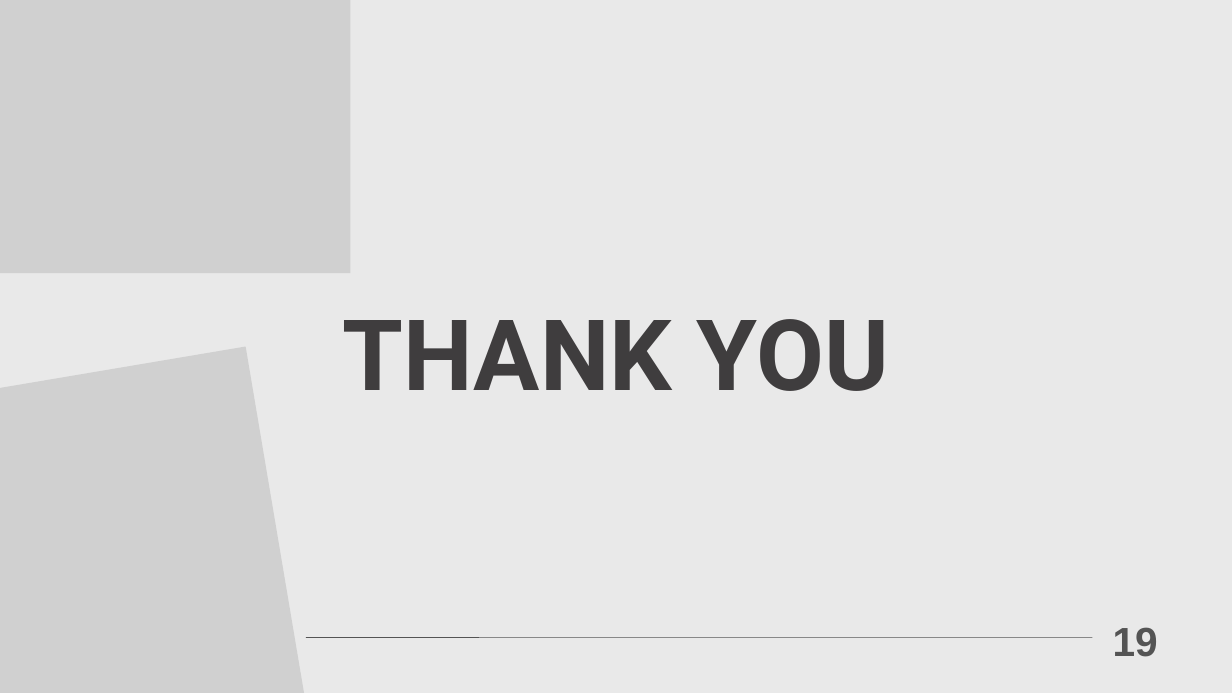
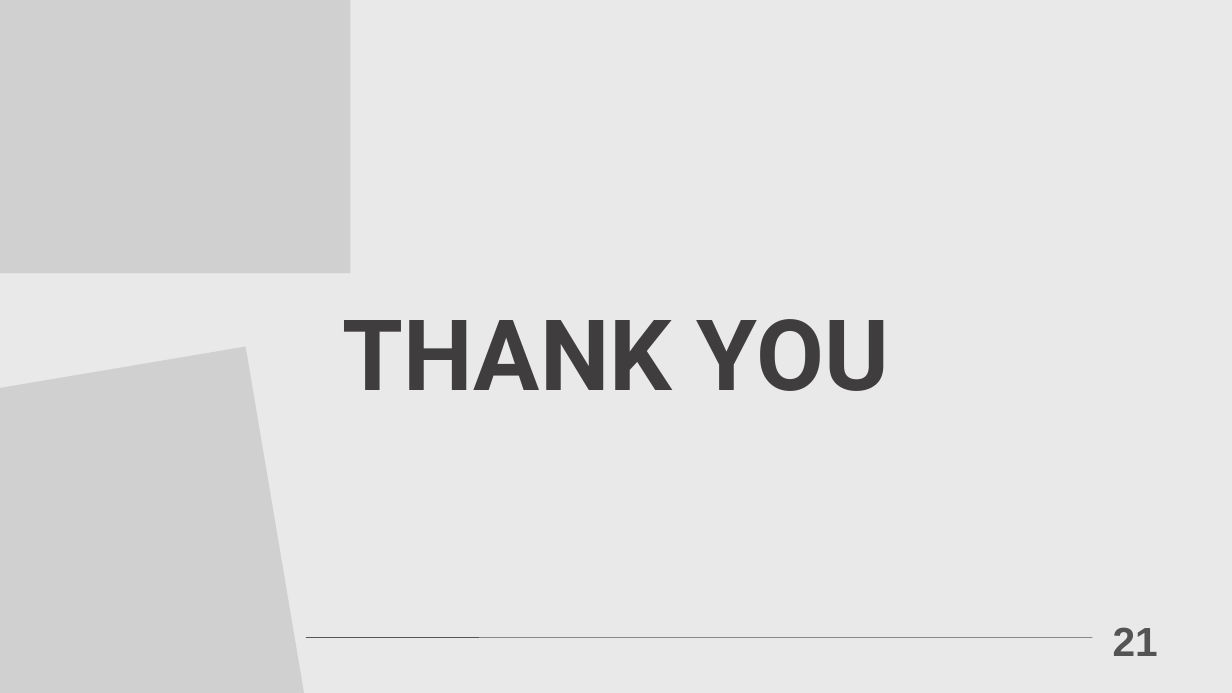
Before and after one commit to st10437348/st10437348_prog6212_Summative, a slide deck: slide 22 of St10437348_Prog6212_SummativePP.pptx (slide 20 before the commit). Drawn at 1232x693 pixels with LibreOffice and Linux fonts; fonts in the diff are those of the drawing; grey boxes stand for pictures. Boxes give left, top, right and bottom in pixels: in the first picture for what was removed or moved away, otherwise in the second. Text is boxed around its words. In the diff, an @@ line names an element or a change of style, - is before the commit and + after.

```diff
--- a/St10437348_Prog6212_SummativePP.pptx
+++ b/St10437348_Prog6212_SummativePP.pptx
@@ text at (1113, 627, 1158, 656): text changed @@
-19
+21
```
Also in this commit, not shown: 3 other slides changed, 2 slides added.
